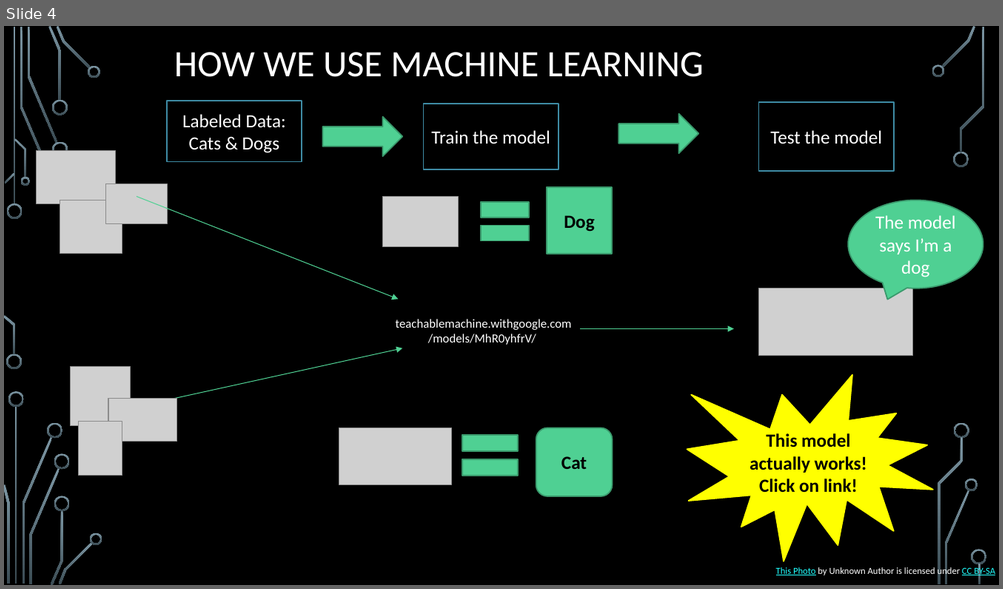
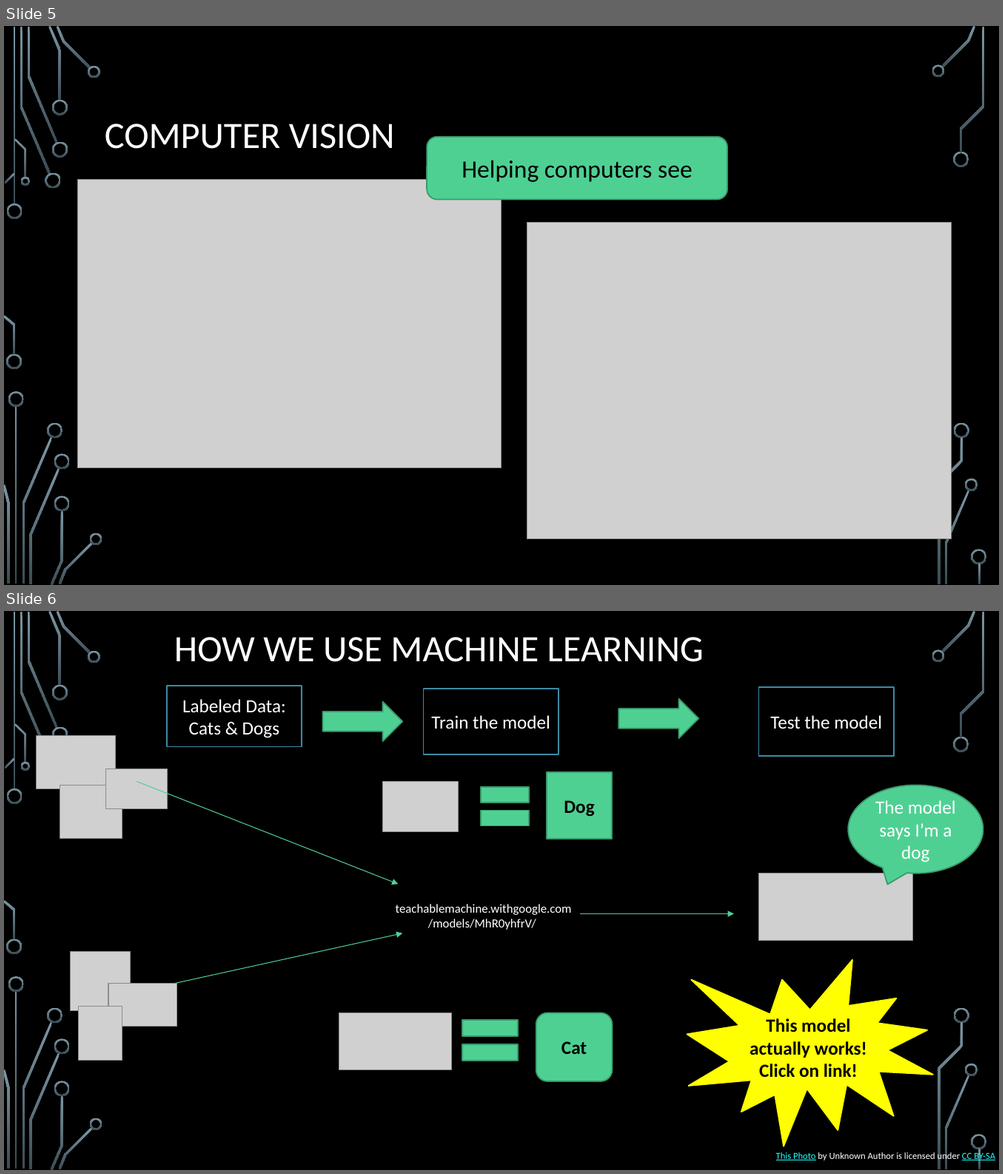
Before and after one commit to sabrinafuller/USTEP2021, a slide deck: Machine learning-ustep2020.pptx. Shown one above the other, each under a label of ours: slide 4 before the commit, slides 5 and 6 after it. The pictures are 1003x589 and 1003x1174 pixels, drawn with LibreOffice and Linux fonts; fonts in the diff are those of the drawing; grey boxes stand for pictures; background and template pictures are left out. Boxes give left, top, right and bottom in pixels: in the first picture for what was removed or moved away, otherwise in the second. Text is boxed around its words. In the diff, an @@ line names an element or a change of style, - is before the commit and + after.

```diff
--- a/Machine learning-ustep2020.pptx
+++ b/Machine learning-ustep2020.pptx
@@ slide 5 added at (4,26,999,585), background picture (left out); not listed: 35 template elements that a slide beside it also shows @@
@@ title added at (105,124,395,149), 36 pt, text #FFFFFF @@
+COMPUTER VISION
@@ rounded rectangle added at (427,136,728,199), fill #4FD093, outline #3A9A6D 1.25 pt, 24 pt, text #000000 @@
+Helping computers see
@@ freeform shape added at (45,173,61,189), fill gradient #7C96A3 to #3B4C54 @@
@@ picture added at (78,180,502,469) @@
@@ picture added at (527,222,951,540) @@
@@ what was slide 4 is now slide 6 @@
```
Also in this commit, not shown: 5 slides changed, 6 other slides added.
